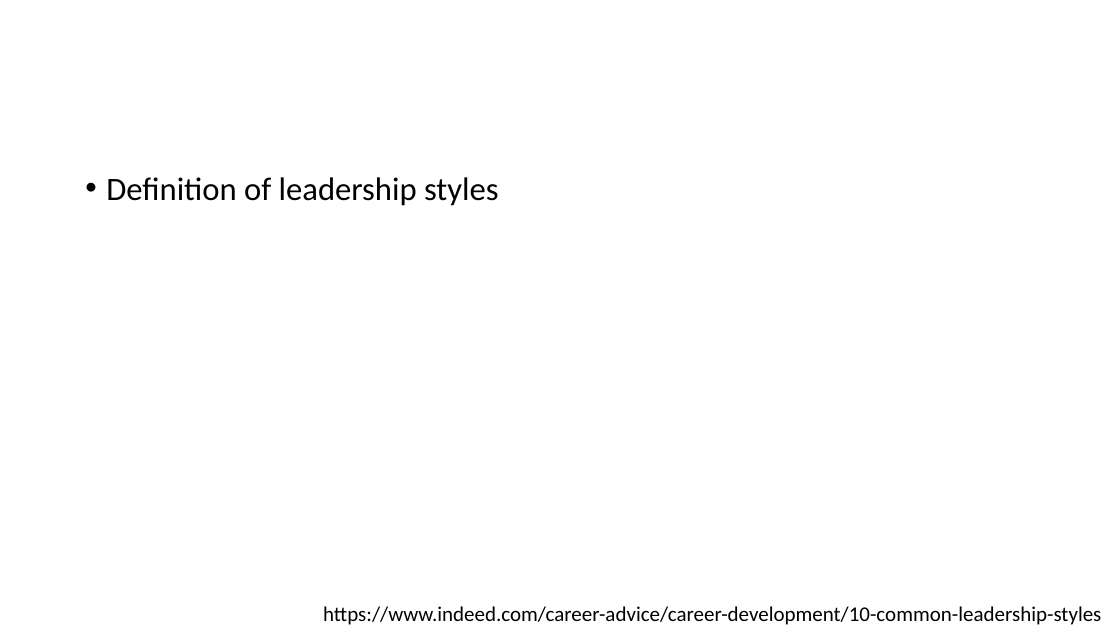
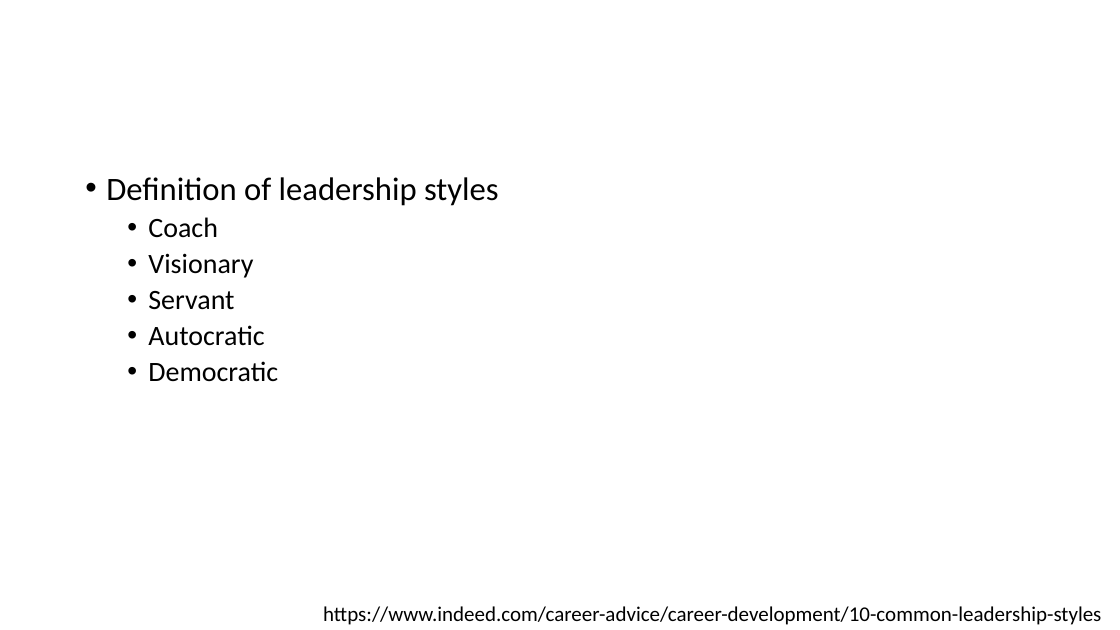
Before and after one commit to iamkeeler/THAT-Conference, a slide deck: slide 23 of 2021/Becoming a Leader.pptx (slide 20 before the commit). Drawn at 1120x630 pixels with LibreOffice and Linux fonts; fonts in the diff are those of the drawing. Boxes give left, top, right and bottom in pixels: in the first picture for what was removed or moved away, otherwise in the second. Text is boxed around its words. In the diff, an @@ line names an element or a change of style, - is before the commit and + after.

```diff
--- a/2021/Becoming a Leader.pptx
+++ b/2021/Becoming a Leader.pptx
@@ text at (x1=148, y1=217, x2=278, y2=382): paragraphs added @@
+  • Coach
+  • Visionary
+  • Servant
+  • Autocratic
+  • Democratic
```
Also in this commit, not shown: 7 other slides changed, 16 slides added, 1 slide removed, 1 other file.
